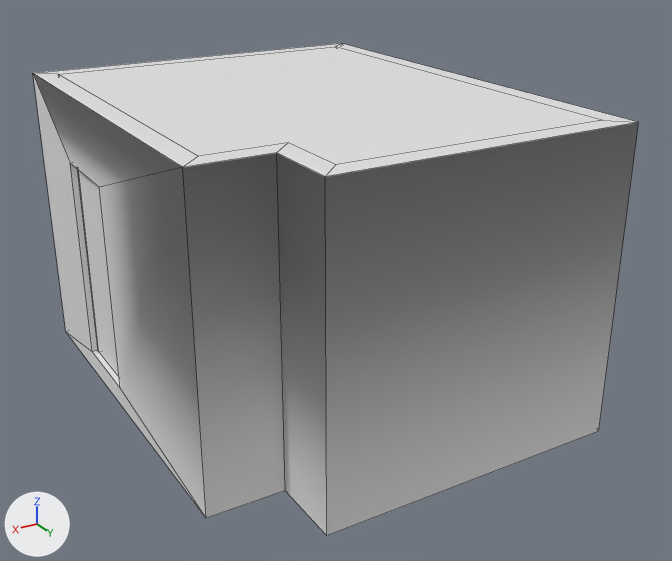
The FBX model Assets/Models/Küche Raum/kuecheGrundraum_13012020.fbx: old version first, new version second.
Camera for both pictures: a 50 mm camera at (5.08, 6.68, 4.5) aimed at (0.83, -0.4, 0.96). Every picture has the same lights, and +X, +Y and +Z are marked at lower left. Mesh edges are drawn as thin lines. Where no turn or scale is listed for an object, it has been applied to the vertices.

In view in the first picture: 'Door', 'Wall'.
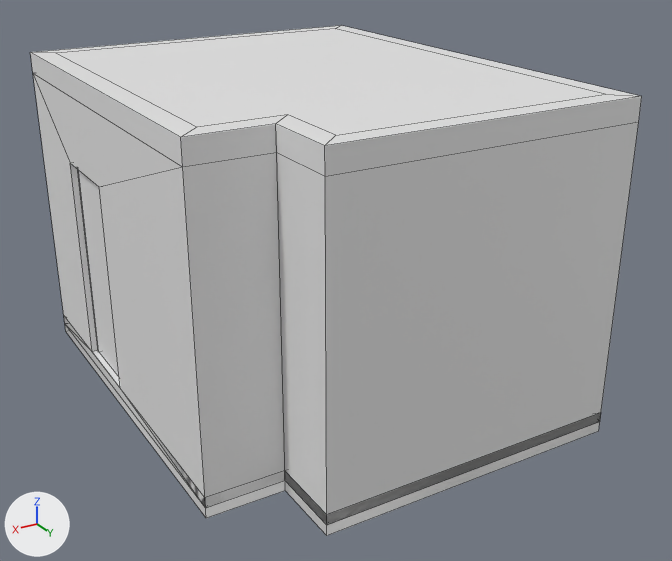
Changed parts and their boxes [x1, y1, x2, y2] in the pictures (672 x 561 px; the box of a moved part takes in the faces that stretch with it):
```json
{"object": "Wall", "change": "reshaped", "before": [33, 43, 639, 536], "after": [33, 73, 639, 525], "on screen": "8% shorter"}
{"object": "Ceiling", "change": "added", "after": [30, 25, 642, 177]}
{"object": "Floor", "change": "added", "after": [64, 316, 600, 536]}
{"part": 1, "of": "me_wall", "change": "moved or reshaped", "before": [33, 43, 639, 536], "after": [33, 74, 639, 525]}
```

The change, as JSON lines over the scene's bpy script:
```json
{"block": "me_wall", "where": "# used by ob_wall; location = (0.0, 0.0, 0.0)"}
{"op": "remove", "block": "me_wall", "code": "me_wall.from_pydata(...)  # 40 vertices, 41 faces; spans x -0.81..2.82, y -3.01..1.59, z -0.18..2.72"}
{"op": "add", "block": "me_wall", "code": "me_wall.from_pydata(...)  # 40 vertices, 38 faces; spans x -0.81..2.82, y -3.01..1.59, z -0.08..2.72"}
{"block": "me_wall", "change": "me_wall part 1"}
{"block": "me_wall", "change": "9 faces are deleted"}
{"block": "me_wall", "change": "6 vertices in x -0.61..2.62, y -2.81..1.39, z 0.02 move by (0.0, 0.0, -0.1)"}
{"block": "me_wall", "change": "6 vertices in x -0.81..2.82, y -3.01..1.59, z -0.18 move by (0.0, 0.0, 0.1)"}
{"block": "me_wall", "change": "6 new faces join them"}
{"op": "add", "block": "me_wall_003", "code": ["me_wall_003 = bpy.data.meshes.new('Wall.003')", "me_wall_003.from_pydata([(-0.81, -3.01, -0.18), (-0.81, 1.59, -0.18), (2.11, 1.59, -0.18), (2.11, 0.91, -0.18), (2.82, 0.91, -0.18), (2.82, -3.01, -0.18), (-0.81, 1.59, 0.02), (-0.81, -3.01, 0.02), (2.11, 1.59, 0.02), (2.11, 0.91, 0.02), (2.82, 0.91, 0.02), (2.82, -3.01, 0.02)], [], [(1, 2, 3, 4, 5, 0), (7, 9, 6), (9, 7, 11), (5, 11, 7, 0), (3, 9, 10, 4), (1, 6, 8, 2), (4, 10, 11, 5), (2, 8, 9, 3), (0, 7, 6, 1), (6, 9, 8), (9, 11, 10)])"]}
{"op": "add", "block": "me_wall_002", "code": ["me_wall_002 = bpy.data.meshes.new('Wall.002')", "me_wall_002.from_pydata(...)  # 24 vertices, 20 faces; spans x -0.81..2.82, y -3.01..1.59, z 2.72..2.93"]}
{"op": "add", "block": "ob_floor", "code": ["ob_floor = bpy.data.objects.new('Floor', me_wall_003)", "ob_floor.location = (0.0, 0.0, 0.0)"]}
{"op": "add", "block": "ob_ceiling", "code": ["ob_ceiling = bpy.data.objects.new('Ceiling', me_wall_002)", "ob_ceiling.location = (0.0, 0.0, 0.0)"]}
```
